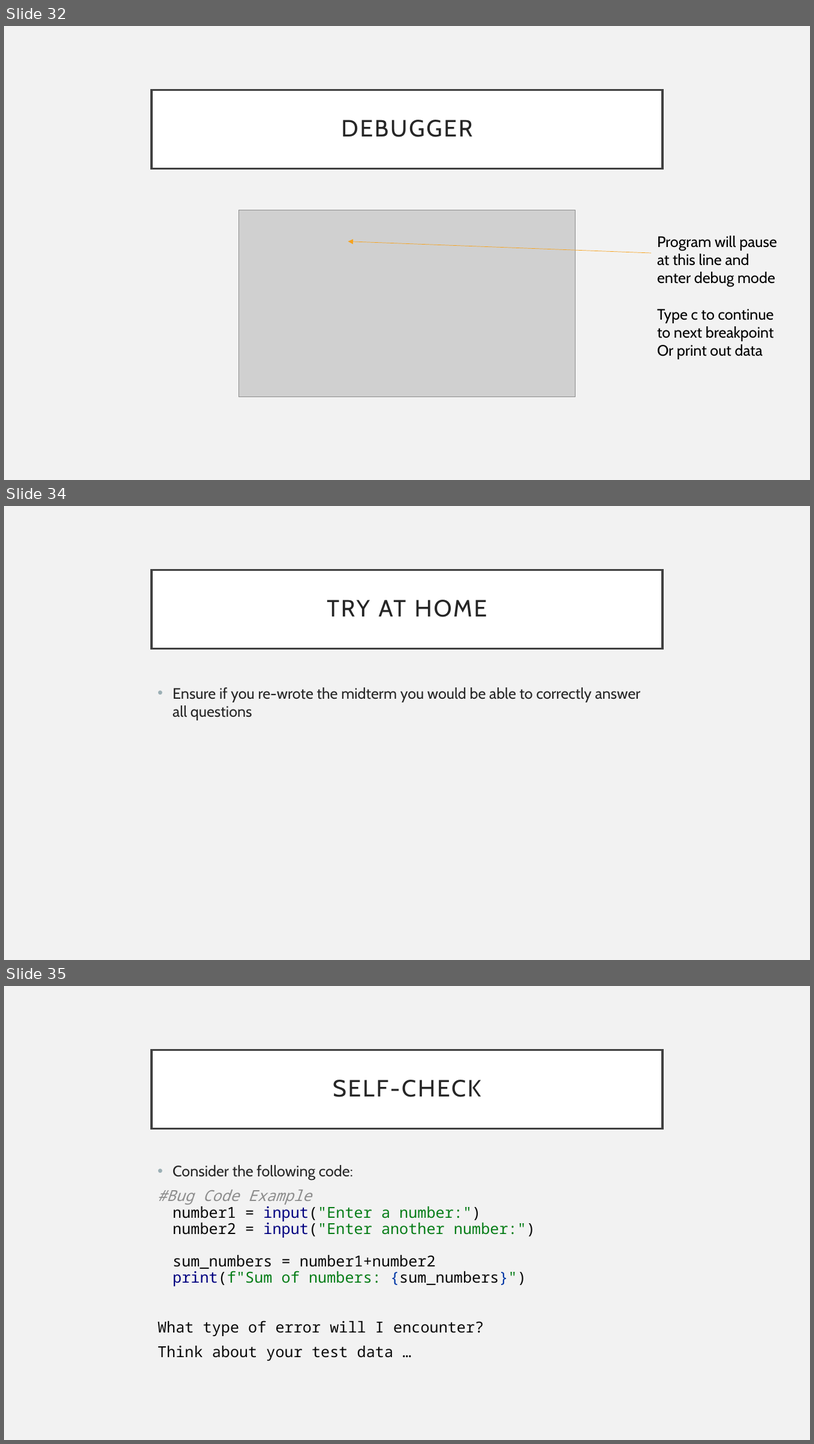
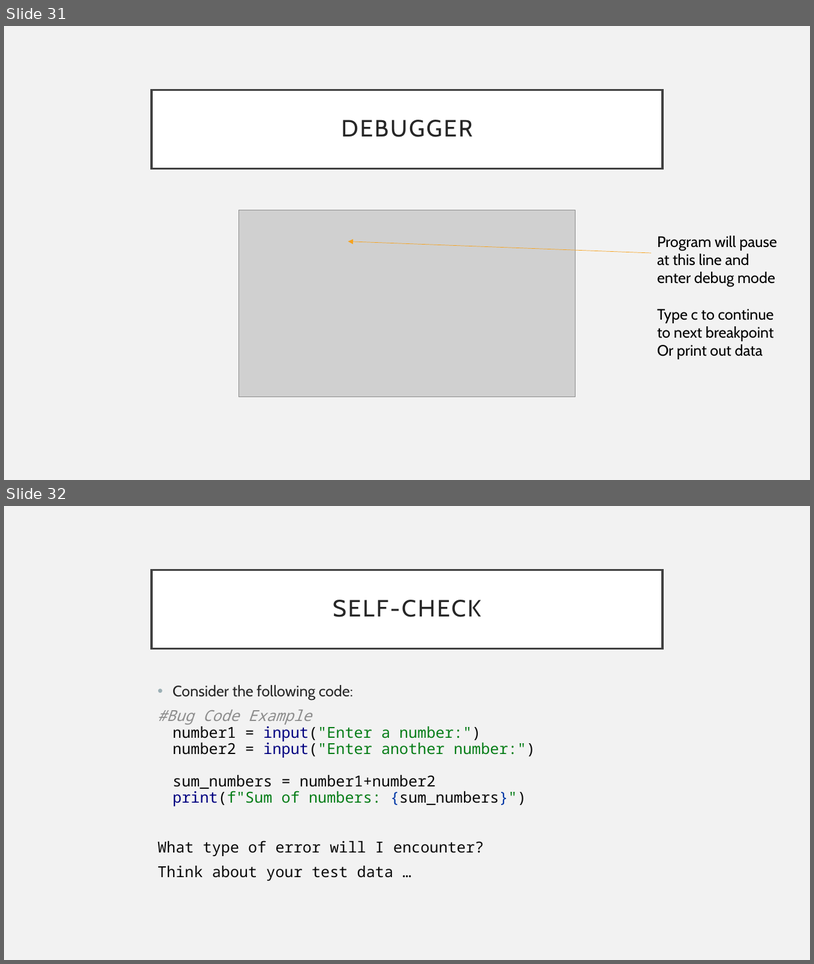
Before and after one commit to UPEI-CS/CS1910-Students, a slide deck: lectures/10-Problem-Solving-Debugging/CS1910_Problem-Solving-Debugging_Lecture.pptx. Shown one above the other, each under a label of ours: slides 32, 34 and 35 before the commit, slides 31 and 32 after it; the slides between them are not shown. The pictures are 814x1444 and 814x964 pixels, drawn with LibreOffice and Linux fonts; fonts in the diff are those of the drawing; grey boxes stand for pictures. Boxes give left, top, right and bottom in pixels: in the first picture for what was removed or moved away, otherwise in the second. Text is boxed around its words. In the diff, an @@ line names an element or a change of style, - is before the commit and + after.

```diff
--- a/lectures/10-Problem-Solving-Debugging/CS1910_Problem-Solving-Debugging_Lecture.pptx
+++ b/lectures/10-Problem-Solving-Debugging/CS1910_Problem-Solving-Debugging_Lecture.pptx
@@ slide 34 removed at (x1=4, y1=506, x2=810, y2=960), background #F2F2F2 @@
@@ title removed at (x1=152, y1=570, x2=663, y2=648) @@
-TRY AT HOME
@@ text removed at (x1=173, y1=687, x2=641, y2=720) @@
-• Ensure if you re-wrote the midterm you would be able to correctly answer all questions
@@ what was slide 32 is now slide 31 @@
@@ what was slide 35 is now slide 32 @@
```
Also in this commit, not shown: 3 other slides removed, 17 other files.
